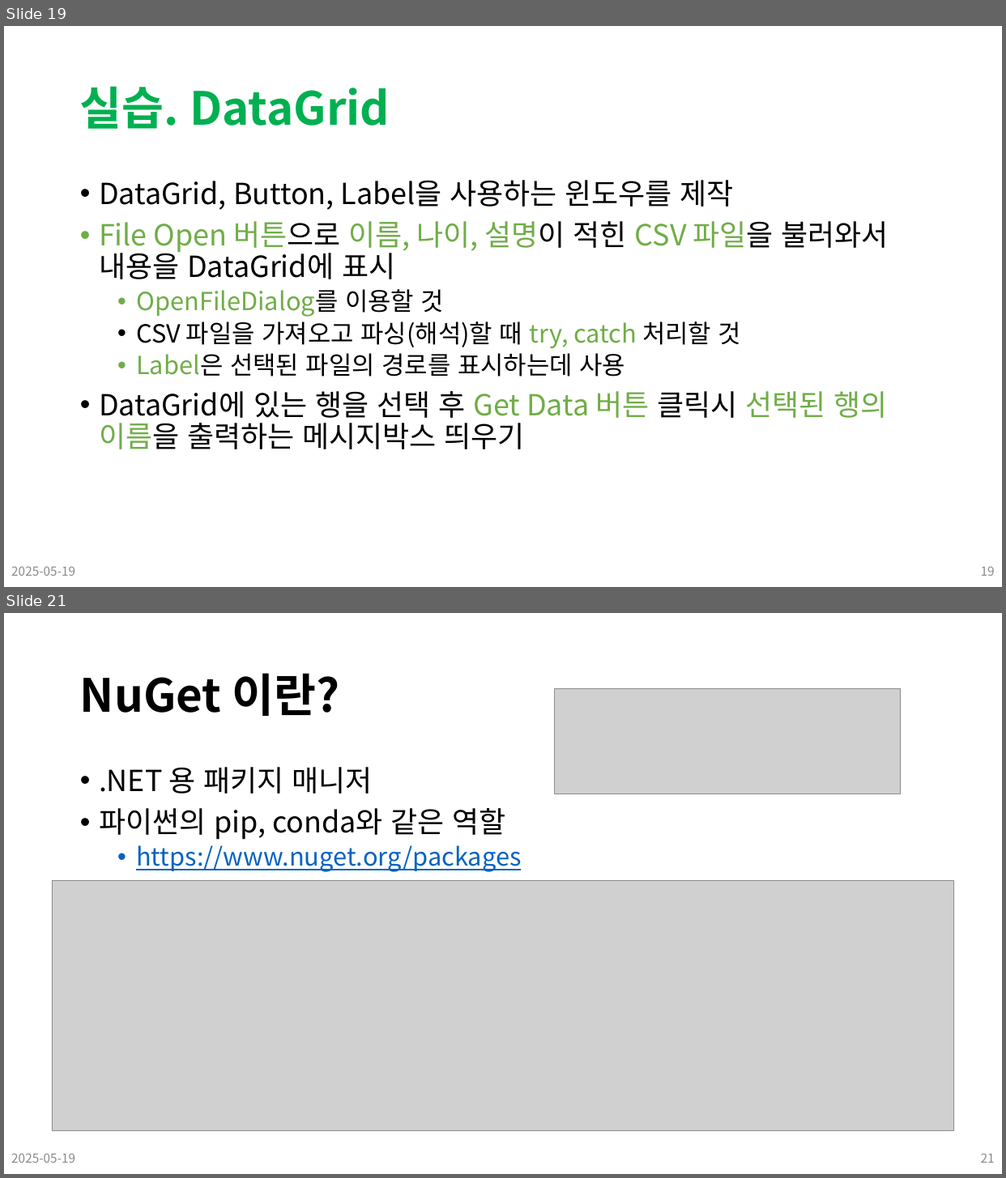
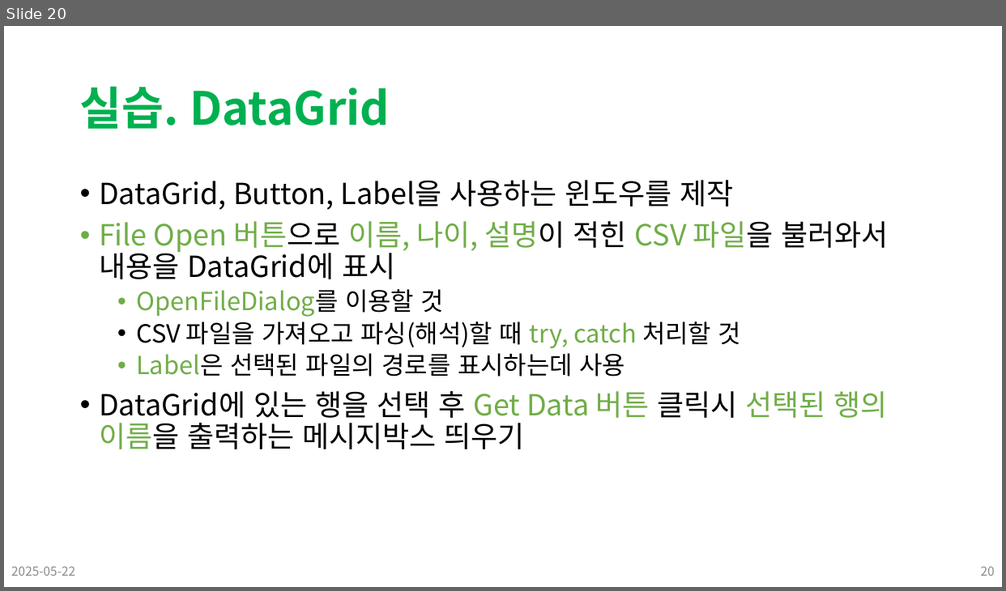
Before and after one commit to Leader-Lesson/KDT_SF_Short_5th, a slide deck: material/18_CSharp_WPF (고급 컨트롤, 외부 라이브러리).pptx. Shown one above the other, each under a label of ours: slides 19 and 21 before the commit, slide 20 after it; the slides between them are not shown. The pictures are 1006x1178 and 1006x591 pixels, drawn with LibreOffice and Linux fonts; fonts in the diff are those of the drawing; grey boxes stand for pictures; background and template pictures are left out. Boxes give left, top, right and bottom in pixels: in the first picture for what was removed or moved away, otherwise in the second. Text is boxed around its words. In the diff, an @@ line names an element or a change of style, - is before the commit and + after.

```diff
--- a/material/18_CSharp_WPF (고급 컨트롤, 외부 라이브러리).pptx
+++ b/material/18_CSharp_WPF (고급 컨트롤, 외부 라이브러리).pptx
@@ slide 21 removed at [4,613,1002,1174], background #FFFFFF @@
@@ title removed at [80,673,340,716] @@
-NuGet 이란?
@@ picture removed at [554,689,900,795] @@
@@ text removed at [99,767,521,872] @@
-• .NET 용 패키지 매니저
-• 파이썬의 pip, conda와 같은 역할
-  • https://www.nuget.org/packages
@@ picture removed at [52,881,953,1131] @@
@@ text removed at [11,1153,75,1163] @@
-2025-05-19
@@ page number removed at [981,1153,995,1163] @@
-21
@@ what was slide 19 is now slide 20 @@
@@ slide 20 changed as well @@
@@ text at [11,566,75,576]: text changed @@
-2025-05-19
+2025-05-22
@@ page number at [981,566,995,576]: text changed @@
-19
+20
```
Also in this commit, not shown: 18 other slides changed, 1 slide added, 8 other slides removed, 14 other files.
